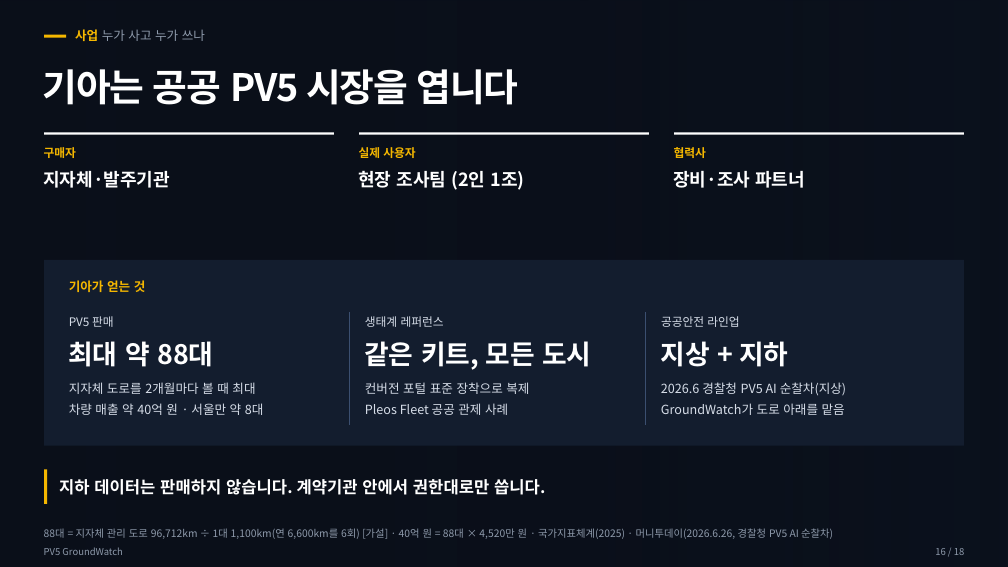
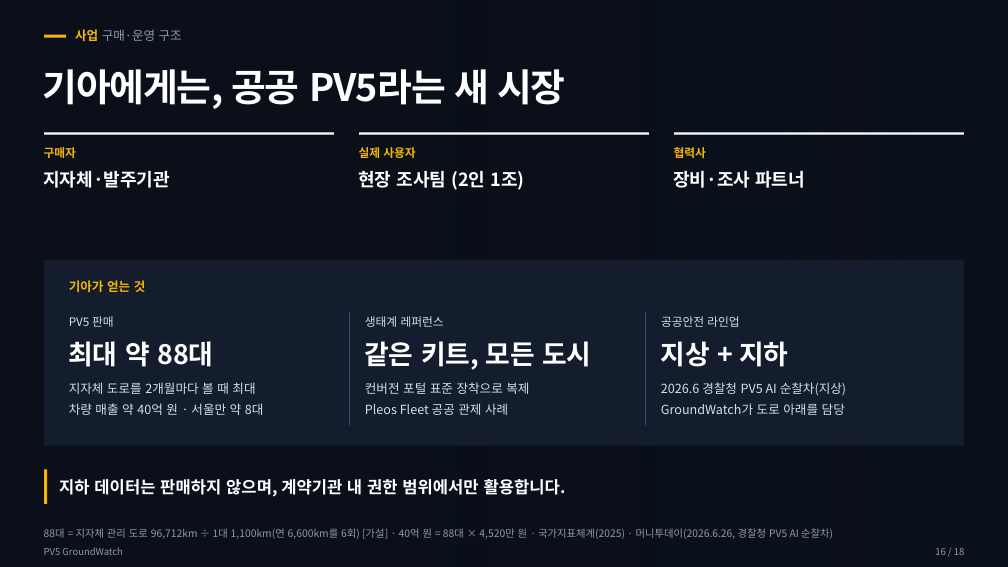
Before and after one commit to woojin-choe/pv5-hose-lab, a slide deck: slide 16 of ppt_all/PV5_GroundWatch_10_26.pptx. Drawn at 1008x567 pixels with LibreOffice and Linux fonts; fonts in the diff are those of the drawing; background and template pictures are left out. Boxes give left, top, right and bottom in pixels: in the first picture for what was removed or moved away, otherwise in the second. Text is boxed around its words. In the diff, an @@ line names an element or a change of style, - is before the commit and + after.

```diff
--- a/ppt_all/PV5_GroundWatch_10_26.pptx
+++ b/ppt_all/PV5_GroundWatch_10_26.pptx
@@ text at [75,29,182,41]: text changed @@
-사업 누가 사고 누가 쓰나
+사업 구매·운영 구조
@@ text at [43,69,565,109]: text changed @@
-기아는 공공 PV5 시장을 엽니다
+기아에게는, 공공 PV5라는 새 시장
@@ text at [661,403,845,415]: text changed @@
-GroundWatch가 도로 아래를 맡음
+GroundWatch가 도로 아래를 담당
@@ text at [59,479,566,497]: text changed @@
-지하 데이터는 판매하지 않습니다. 계약기관 안에서 권한대로만 씁니다.
+지하 데이터는 판매하지 않으며, 계약기관 내 권한 범위에서만 활용합니다.
```
Also in this commit, not shown: 15 other slides changed, 21 other files.
